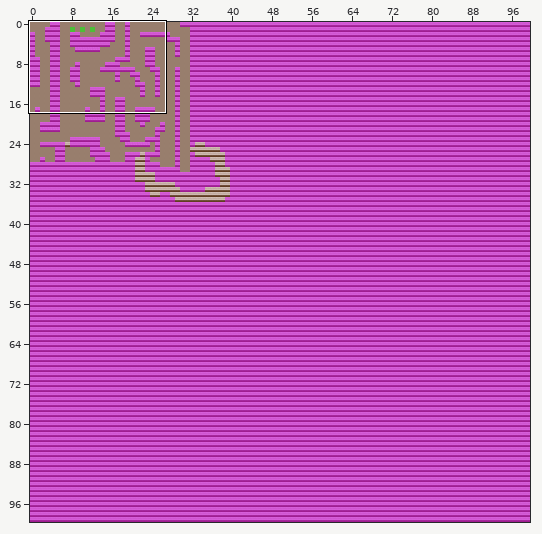
Level history. Tiled map: raw-assets/tilemaps/main.tmx. Above: a wide view before the commit, with the close-up outlined.
Close-up. First the earlier version:
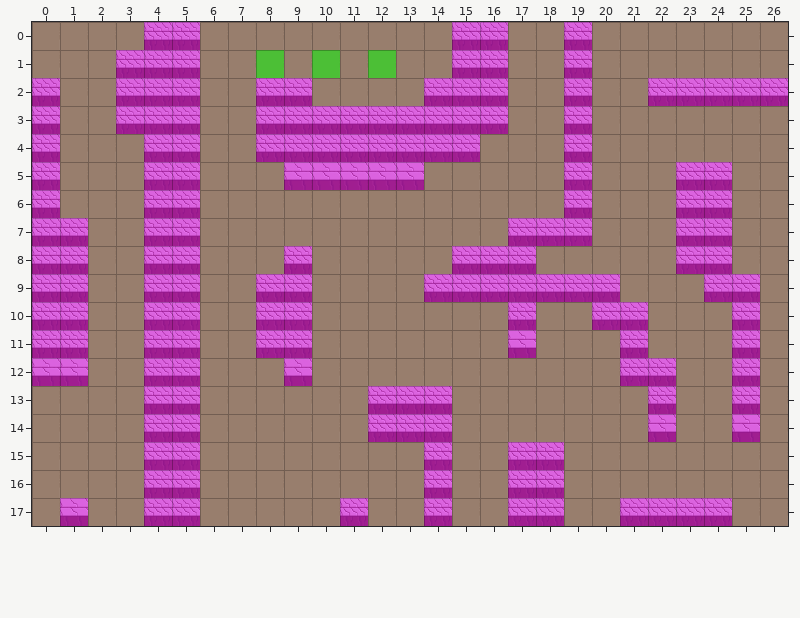
Cells are 32x32 px. Shown: x 0..26, y 0..17. The commit also changed other parts of the map, which this record leaves out. Tiles whose own drawing changed are shown in their newer look in all pictures.
After the commit:
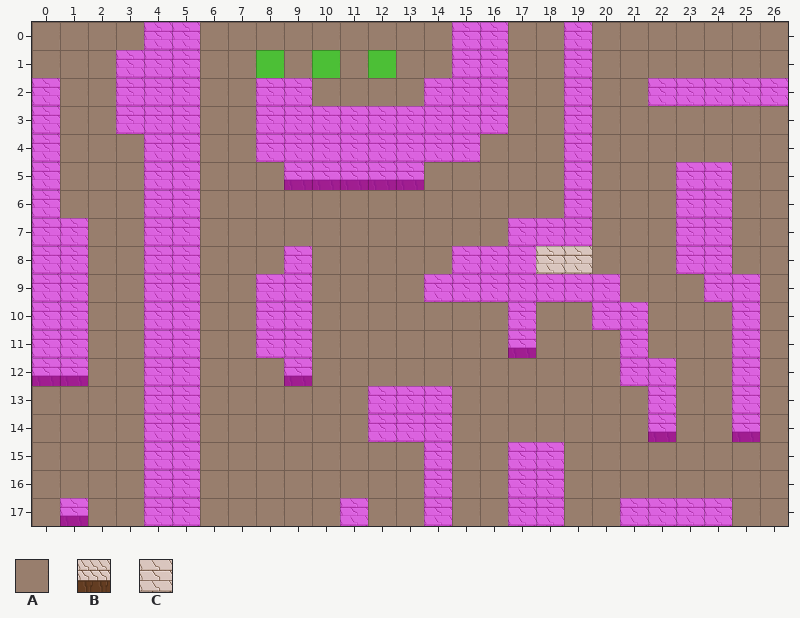
Key: from "terrain": A 0, B 1, C 2.
_ is an empty cell, . an unchanged one.
The exact change:
--- layer "terrain"
@@ x 0..26 @@
- 0 ....BB.........BB..B.......
- 1 ...BBB.........BB..B.......
- 2 B..BBB..BB....BBB..B..BBBBB
- 3 B..BBB..BBBBBBBBB..B.......
- 4 B...BB..BBBBBBBB...B.......
- 5 B...BB.............B...BB..
- 6 B...BB.............B...BB..
- 7 BB..BB...........BBB...BB..
- 8 BB..BB...B.....BBBAA...BB..
- 9 BB..BB..BB....BBBBBBB...BB.
-10 BB..BB..BB.......B..BB...B.
-11 BB..BB..BB...........B...B.
-12 ....BB...............BB..B.
-13 ....BB......BBB.......B..B.
-14 ....BB......BBB............
-15 ....BB........B..BB........
-16 ....BB........B..BB........
-17 ....BB.....B..B..BB..BBBB..
+ 0 ....CC.........CC..C.......
+ 1 ...CCC.........CC..C.......
+ 2 C..CCC..CC....CCC..C..CCCCC
+ 3 C..CCC..CCCCCCCCC..C.......
+ 4 C...CC..CCCCCCCC...C.......
+ 5 C...CC.............C...CC..
+ 6 C...CC.............C...CC..
+ 7 CC..CC...........CCC...CC..
+ 8 CC..CC...C.....CCCCC...CC..
+ 9 CC..CC..CC....CCCCCCC...CC.
+10 CC..CC..CC.......C..CC...C.
+11 CC..CC..CC...........C...C.
+12 ....CC...............CC..C.
+13 ....CC......CCC.......C..C.
+14 ....CC......CCC............
+15 ....CC........C..CC........
+16 ....CC........C..CC........
+17 ....CC.....C..C..CC..CCCC..
Where, in picture pixels (left, top, right, bottom), the same in both close-ups:
changed: (116, 22, 200, 526)
changed: (256, 22, 788, 526)
changed: (32, 78, 88, 358)
